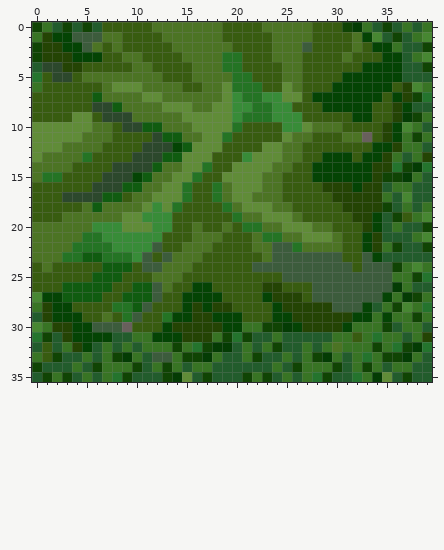
Pixel-art sprite -- resources/MoM/overland_large/terrain/arcanus/hills/01111100.png. Above, as it was before the edit.
The file is 40x36 pixels. Colours within 5 levels of each other are drawn and written as one.
After:
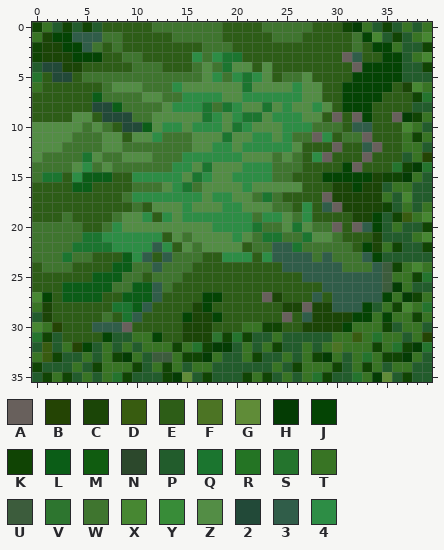
Palette (. is transparent): A #68605c  B #244404  C #1b4507  D #385c10  E #2d5d17  F #4c7424  G #608c38  H #043c04  J #044404  K #104404  L #0b5d17  M #105c10  N #2c482c  P #225c2c  Q #1b752f  R #247424  S #24742d  T #387424  U #3c5c3c  V #2d752f  W #3f752f  X #478732  Y #388c38  Z #538d45  2 #224938  3 #305d49  4 #2d8d45
Changes in this commit:
Changed rows in their new state; - is an unchanged pixel.
first column x 0:
 0 -------EEEEEWWWWWWWEEEEWWWWWEEE-------
 1 -C--333WWEEEEEWWWWWEEEEEWWWEEEEEW-----
 2 -CC--3WEWEEEEEEEEWWWEEEEEEEEEEEEWE----
 3 -CCC---EEWWEEEEE4W4QQEEEEEEEEEEA3EE---
 4 -22CCEEEEEWWWEEEWZWQZZEZEEEEEEEEA-----
 5 -E22EWWWWWWWWWWWWZ4W4Q4ZEWWZEEEE------
 6 -EEEEEEWZZZWWW4ZZZZZZQZZZZ4ZZEE-----EC
 7 EEEEEELWWWWZZWW4444ZZ444444ZZEE----EEE
 8 EEEEEE22LWWWWZ444QWQ4ZZQZ4ZZ4ZE---EEEE
 9 EEEEZZE222WWZZZZZQ4Z4QQZ444ZZEAEA-EEA-
10 ZZZZZWZWE22LZ44Z444ZQ4ZZZ444WWWE33EEE-
11 ZZZZWWWZZEZZ4WWWZZZQZZ44Z4WWA4EWW-EEE-
12 ZZZWWWWZZWWWWWWWZZ44Z44444ZEEEAEE3AEE-
13 ZWWWWQZWWZZZWWW444444ZZZWZWE4AEEEAEEE-
14 WWWWZ4WZWWWWWW44ZQZZZ444WWWEEEE-AEEE--
15 WQQE4LLLEE44444ZQ4ZZ4444WWEEE-----C---
16 EEEELLEEEEWWWZ4QWZZZZ4ZZZZZEEECC-CC---
17 EEEEEEEEEW4444444Z44ZZWQWEEEEACCCCC---
18 EEEEEEEEEEWEZZZ4ZZZ44ZZZWWE4E3ACCCC---
19 EEEWEEEEWZZ4E4Z4444444W44ZW4EEEECC----
20 WWWWWEEW4ZZZZZZZZZ4444QWWZQZWWAEA3----
21 WWWWWQQ444444EZWZZZZ4ZWQQWWQZZWEEEC---
22 WWWWQQQQ444434EZWZZZZEWW33QWWWWWE-C---
23 WWWQWWEEEL43E3WWWEE444E43333W3WWW3----
24 EWWWEEEELLWW3WWWEEEEEEEEE333333WWW3---
25 EEEEEELLLWWEWWWEEEEEEEEEEEE33333333---
26 EEELLLLLWWLL3WEEEEEEEEEEEEEEE333333---
27 --ELLLLEELLL3EEEE--EEEEACEEE3E33333---
28 -CEEEEEEQQL3EEEEC-EEEEEEECCACC333-----
29 -CEEEEEWEQ3EEEE-CC-EEEEEEAE3CCCC------
30 ---EEE333-EEEEECCCEEE----EECCCC-------
31 ---EEEE------EECCCV-------------------
Changed places in both pictures, as pixel boxes (x1, y1, x2, y2):
changed: (32, 22, 412, 342)
